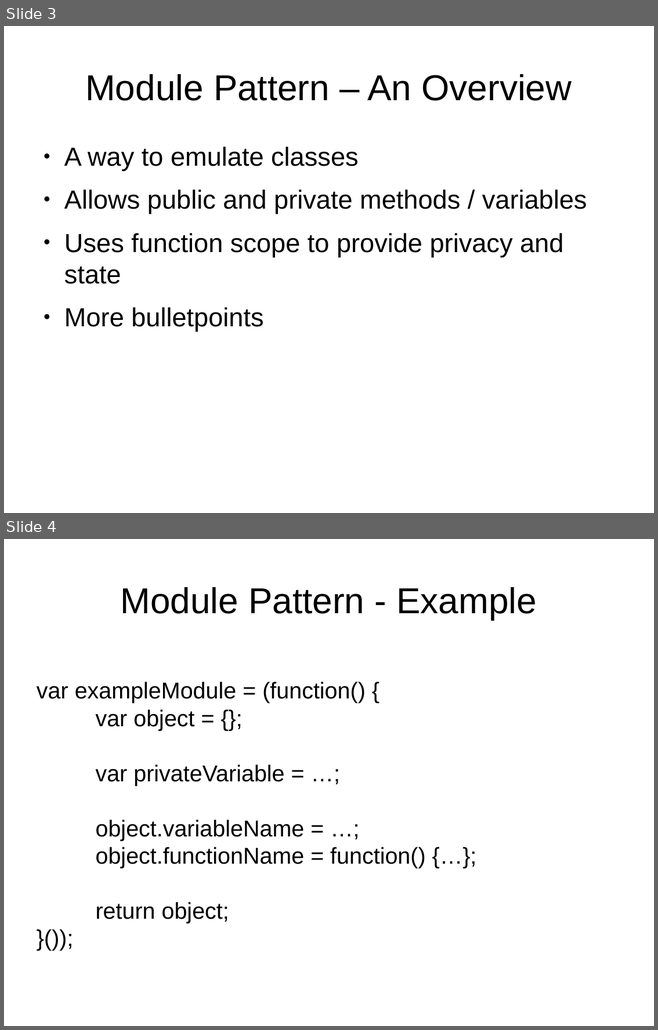
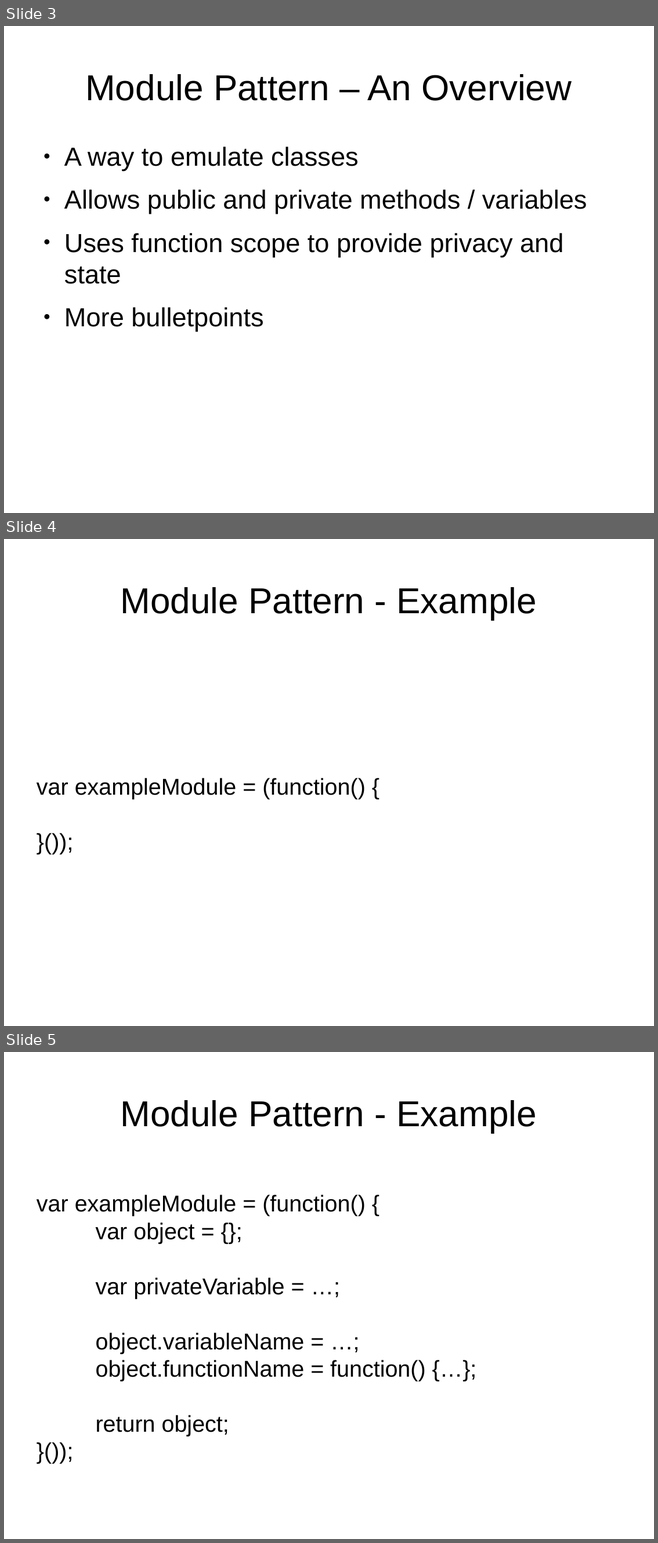
Before and after one commit to sattler/javascript-seminar-2015, a slide deck: presentation/Presentation.odp. Shown one above the other, each under a label of ours: slides 3 and 4 before the commit, slides 3, 4 and 5 after it. The pictures are 658x1030 and 658x1543 pixels, drawn with LibreOffice and Linux fonts; fonts in the diff are those of the drawing. Boxes give left, top, right and bottom in pixels: in the first picture for what was removed or moved away, otherwise in the second. Text is boxed around its words. In the diff, an @@ line names an element or a change of style, - is before the commit and + after.

```diff
--- a/presentation/Presentation.odp
+++ b/presentation/Presentation.odp
@@ slide 4 added at [4, 539, 654, 1026], background #FFFFFF @@
@@ title added at [121, 587, 536, 620], 44 pt, text #000000 @@
+Module Pattern - Example
@@ subtitle added at [36, 778, 365, 799], 28 pt, text #000000 @@
+var exampleModule = (function() {
+}());
@@ what was slide 4 is now slide 5 @@
```
Also in this commit, not shown: 3 slides changed.
